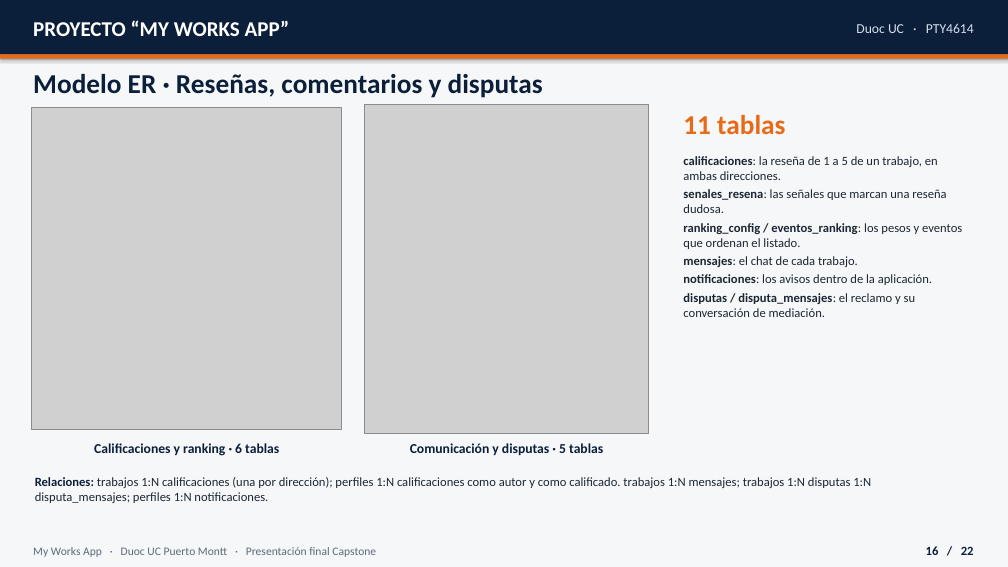
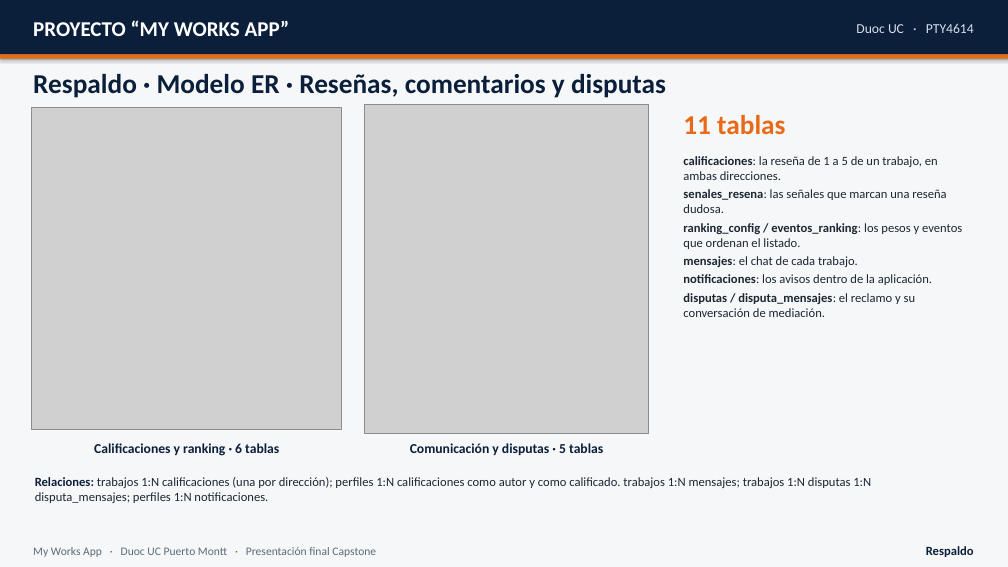
Before and after one commit to MathiasAlejandr0/MyWorksAppProyect, a slide deck: slide 21 of Fase 2/Presentacion_final_MyWorksApp.pptx (slide 16 before the commit). Drawn at 1008x567 pixels with LibreOffice and Linux fonts; fonts in the diff are those of the drawing; grey boxes stand for pictures. Boxes give left, top, right and bottom in pixels: in the first picture for what was removed or moved away, otherwise in the second. Text is boxed around its words. In the diff, an @@ line names an element or a change of style, - is before the commit and + after.

```diff
--- a/Fase 2/Presentacion_final_MyWorksApp.pptx
+++ b/Fase 2/Presentacion_final_MyWorksApp.pptx
@@ text at [33, 74, 666, 98]: text changed @@
-Modelo ER · Reseñas, comentarios y disputas
+Respaldo · Modelo ER · Reseñas, comentarios y disputas
@@ text at [926, 546, 974, 557]: text changed @@
-16 / 22
+Respaldo
```
Also in this commit, not shown: 20 other slides changed, 5 other files.
